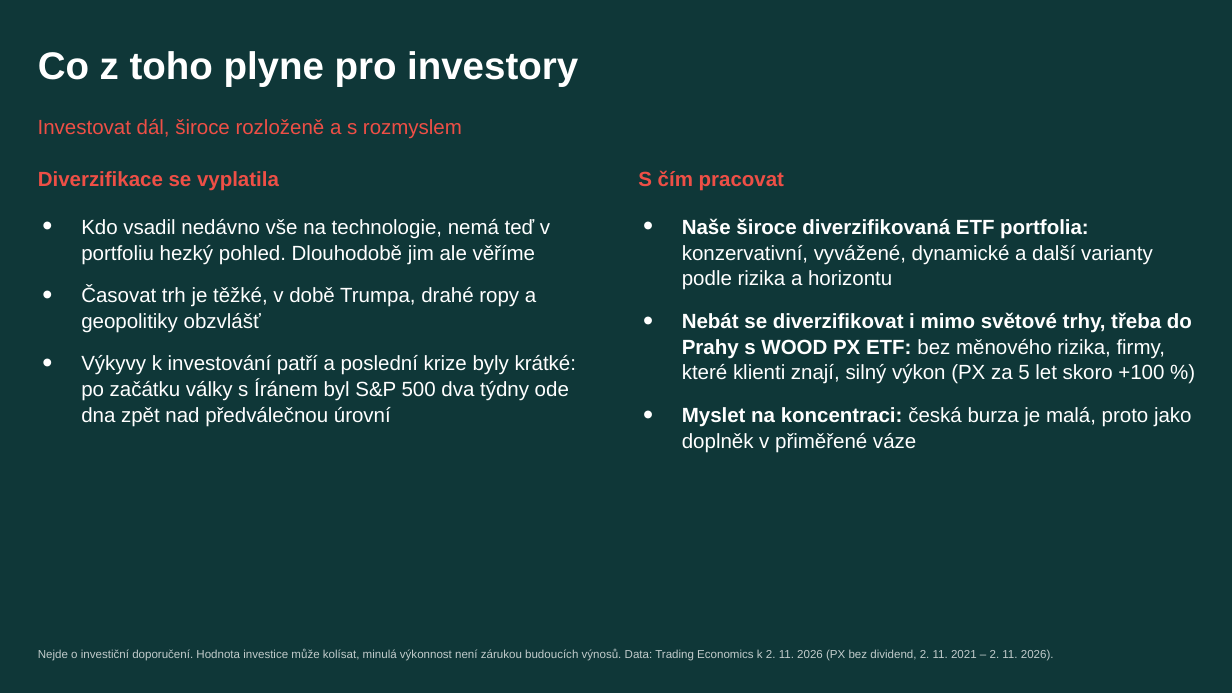
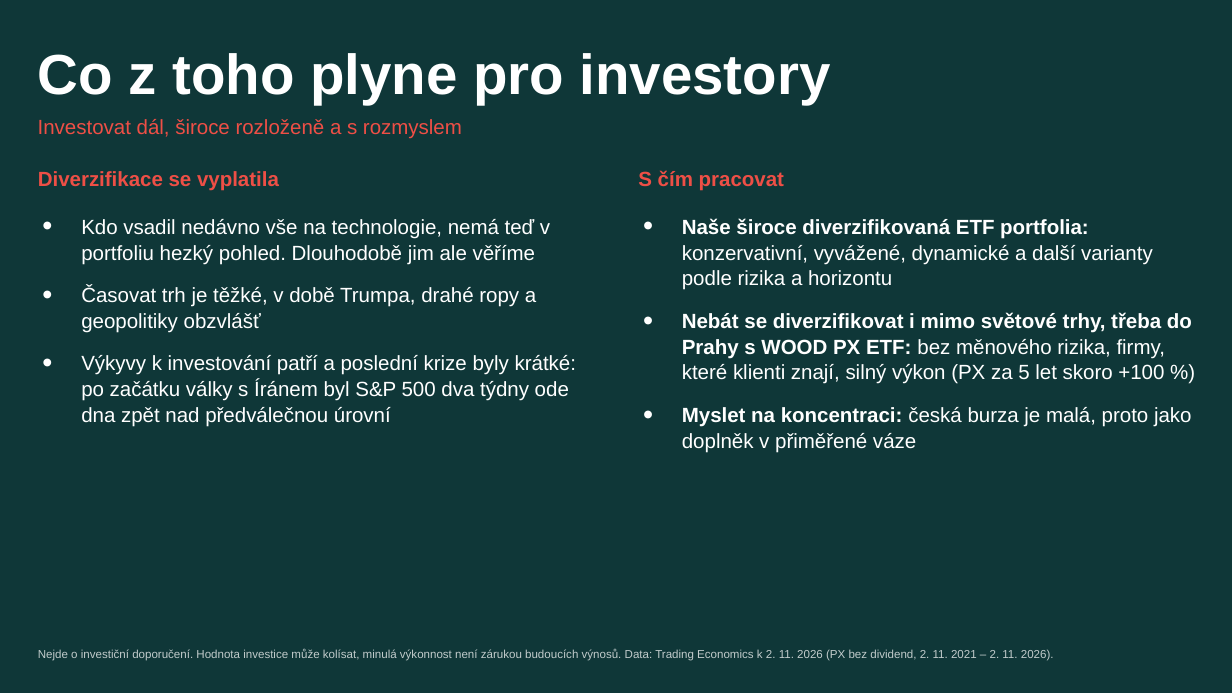
Before and after one commit to LosLameros/Agent-1, a slide deck: slide 10 of vystupy/prezentace/2026-11-04-ekonomika-a-trhy/Aktuální vývoj na trzích - listopad 2026 (WOOD).pptx. Drawn at 1232x693 pixels with LibreOffice and Linux fonts; fonts in the diff are those of the drawing; background and template pictures are left out. Boxes give left, top, right and bottom in pixels: in the first picture for what was removed or moved away, otherwise in the second. Text is boxed around its words. In the diff, an @@ line names an element or a change of style, - is before the commit and + after.

```diff
--- a/vystupy/prezentace/2026-11-04-ekonomika-a-trhy/Aktuální vývoj na trzích - listopad 2026 (WOOD).pptx
+++ b/vystupy/prezentace/2026-11-04-ekonomika-a-trhy/Aktuální vývoj na trzích - listopad 2026 (WOOD).pptx
@@ title "Co z toho plyne pro ..." at <box>38,53,831,105</box>: size 30 to 44 pt @@
```
Also in this commit, not shown: 8 other slides changed.
